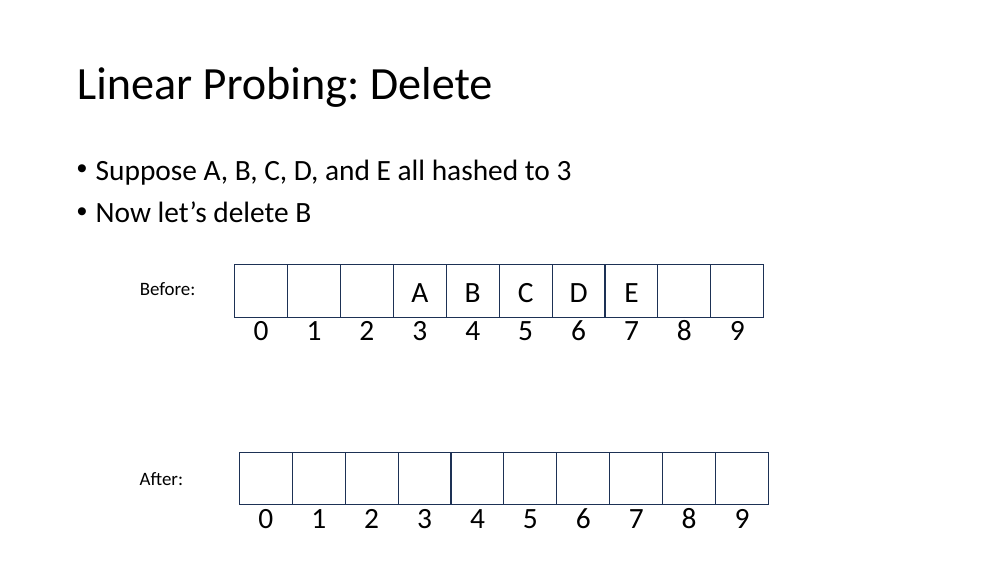
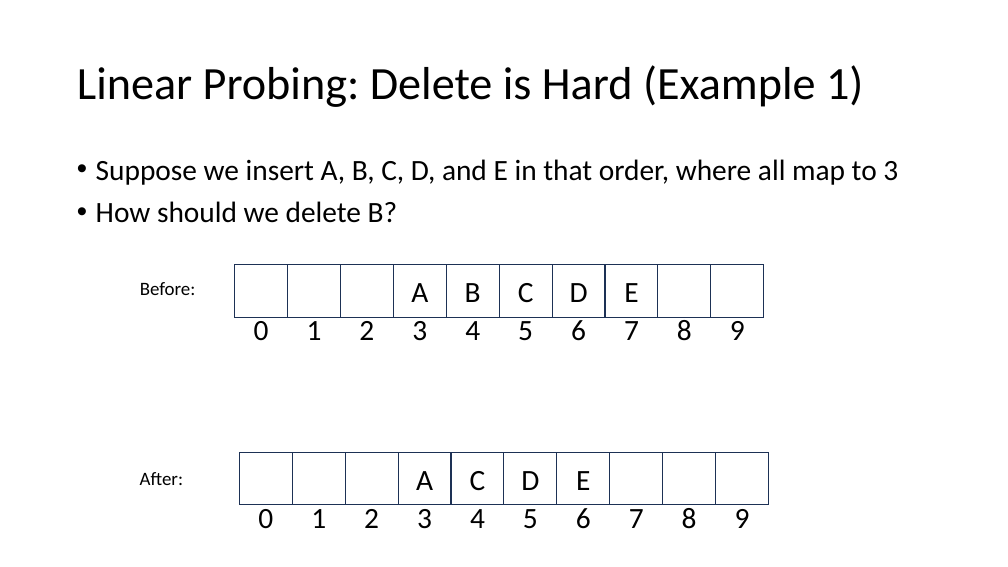
Before and after one commit to natebrunelle/cse332, a slide deck: slide 24 of markdown/files/slides/lecture11_hashtables2.pptx. Drawn at 1008x567 pixels with LibreOffice and Linux fonts; fonts in the diff are those of the drawing. Boxes give left, top, right and bottom in pixels: in the first picture for what was removed or moved away, otherwise in the second. Text is boxed around its words. In the diff, an @@ line names an element or a change of style, - is before the commit and + after.

```diff
--- a/markdown/files/slides/lecture11_hashtables2.pptx
+++ b/markdown/files/slides/lecture11_hashtables2.pptx
@@ title at [77, 65, 863, 107]: text changed @@
-Linear Probing: Delete
+Linear Probing: Delete is Hard (Example 1)
@@ text at [96, 159, 898, 223]: text changed @@
-• Suppose A, B, C, D, and E all hashed to 3
-• Now let’s delete B
+• Suppose we insert A, B, C, D, and E in that order, where all map to 3
+• How should we delete B?
@@ text in rectangle at [416, 471, 433, 490]: text added @@
+A
@@ text in rectangle at [470, 471, 486, 491]: text added @@
+C
@@ text in rectangle at [521, 471, 539, 490]: text added @@
+D
@@ text in rectangle at [576, 471, 590, 490]: text added @@
+E
```
Also in this commit, not shown: 3 other slides changed, 2 slides added, 4 other files.
